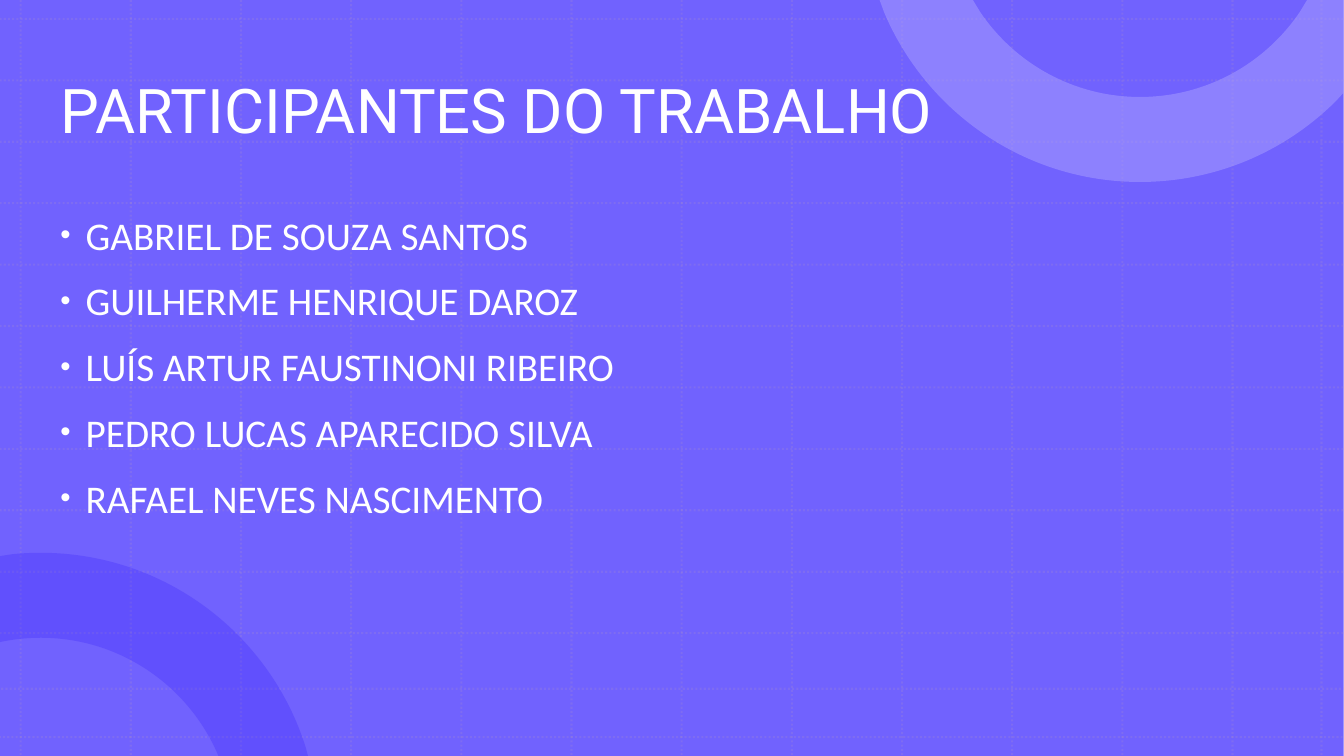
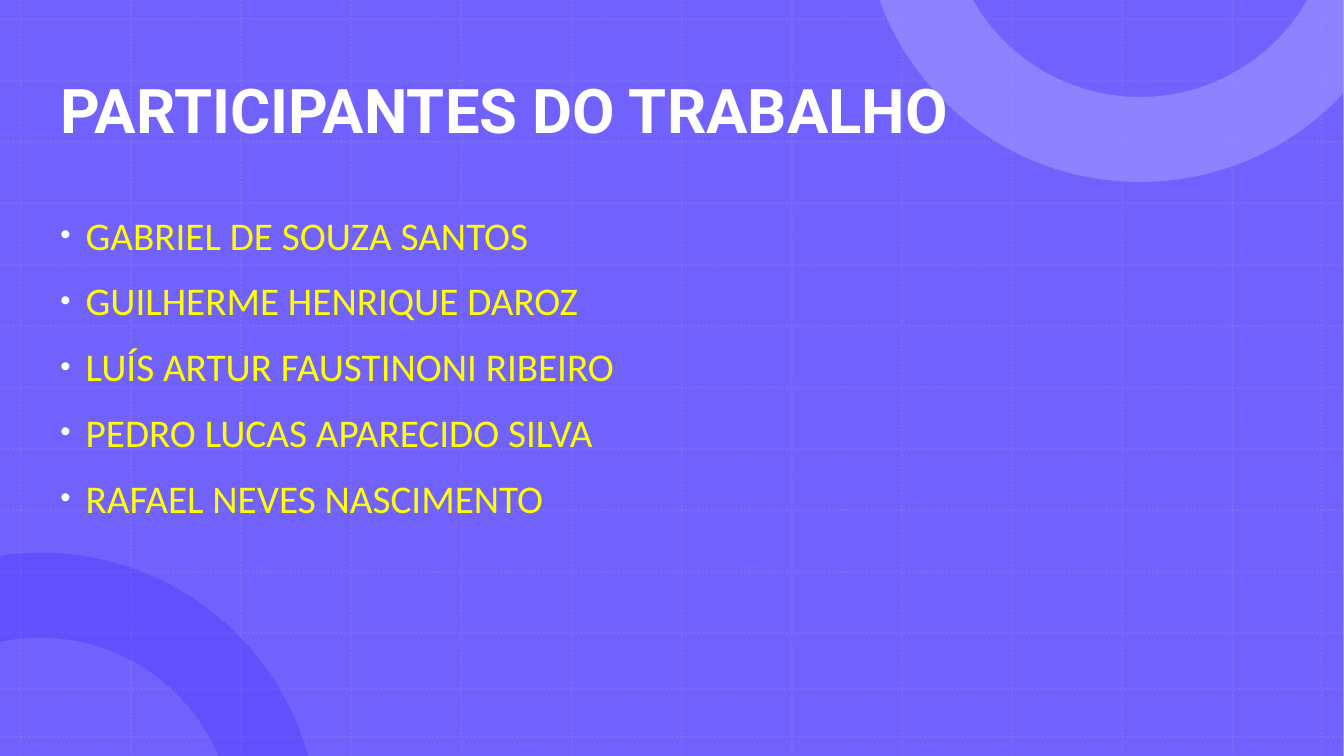
Before and after one commit to GabrielDSS0/ETEC-Coisas-Escolares, a slide deck: slide 3 of 1 etim ds 2022/EAMT/Trabalho Acadêmico/Relatório (a importância dos ecopontos)/A importância da separação dos recicláveis 3/Ecopontos - EAMT.pptx. Drawn at 1344x756 pixels with LibreOffice and Linux fonts; fonts in the diff are those of the drawing. Boxes give left, top, right and bottom in pixels: in the first picture for what was removed or moved away, otherwise in the second. Text is boxed around its words. In the diff, an @@ line names an element or a change of style, - is before the commit and + after.

```diff
--- a/1 etim ds 2022/EAMT/Trabalho Acadêmico/Relatório (a importância dos ecopontos)/A importância da separação dos recicláveis 3/Ecopontos - EAMT.pptx
+++ b/1 etim ds 2022/EAMT/Trabalho Acadêmico/Relatório (a importância dos ecopontos)/A importância da separação dos recicláveis 3/Ecopontos - EAMT.pptx
@@ title "PARTICIPANTES DO TRABALHO" at box(60, 88, 948, 134): bold on @@
@@ text "GABRIEL DE SOUZA SANTOS" at box(86, 224, 614, 514): text colour #FFFFFF to #FFFF00 @@
```
Also in this commit, not shown: 27 other slides changed, 4 slides added, 1 other file.
